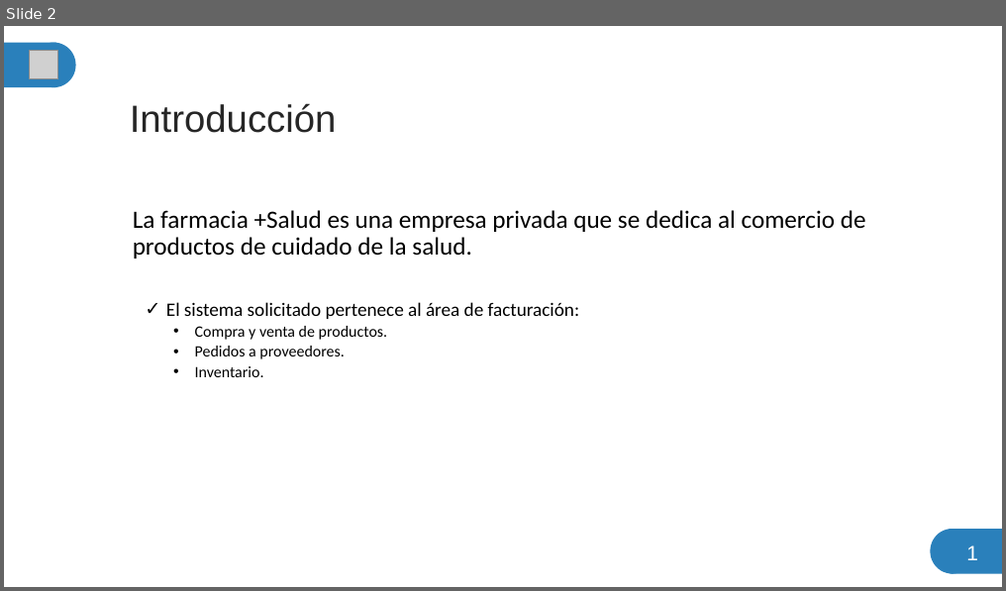
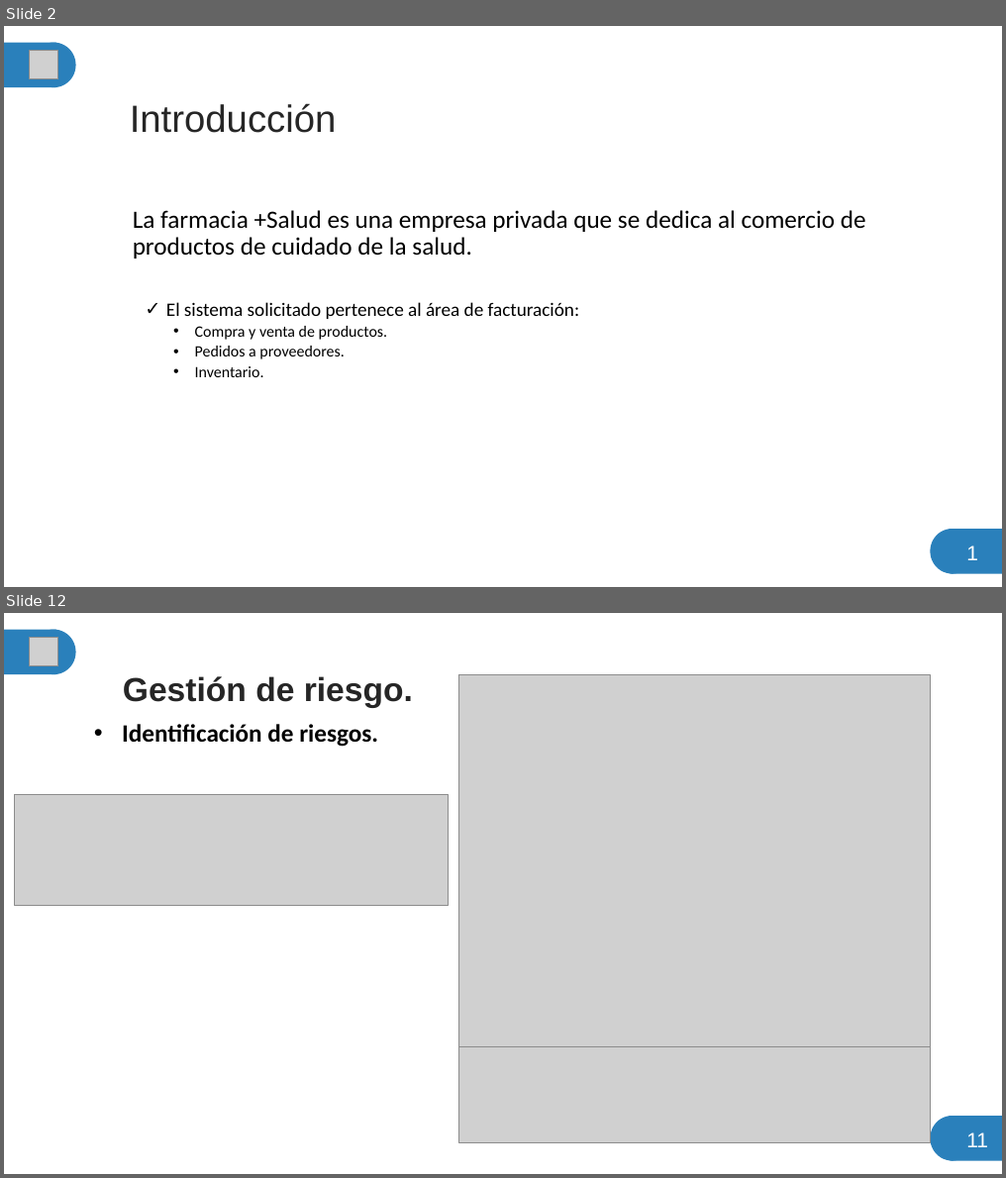
Before and after one commit to scarktt/Farmacia-Salud, a slide deck: Documentation/PresentacionProyecto.pptx. Shown one above the other, each under a label of ours: slide 2 before the commit, slides 2 and 12 after it; the slides between them are not shown. The pictures are 1006x591 and 1006x1178 pixels, drawn with LibreOffice and Linux fonts; fonts in the diff are those of the drawing; grey boxes stand for pictures. Boxes give left, top, right and bottom in pixels: in the first picture for what was removed or moved away, otherwise in the second. Text is boxed around its words. In the diff, an @@ line names an element or a change of style, - is before the commit and + after.

```diff
--- a/Documentation/PresentacionProyecto.pptx
+++ b/Documentation/PresentacionProyecto.pptx
@@ slide 12 added at (4,613,1002,1174), background #FFFFFF @@
@@ rectangle added at (4,630,56,674), fill #2A80BB @@
@@ picture added at (30,638,58,666) @@
@@ ellipse added at (32,630,76,674), fill #2A80BB @@
@@ title added at (123,676,413,708), 32 pt, text #262626, bold @@
+Gestión de riesgo.
@@ picture added at (459,674,931,1048) @@
@@ subtitle added at (122,724,378,747), 24 pt, text #000000, bold @@
+• Identificación de riesgos.
@@ picture added at (14,795,448,906) @@
@@ picture added at (459,1048,931,1143) @@
@@ ellipse added at (930,1116,974,1161), fill #2A80BB @@
@@ rectangle added at (950,1116,1002,1161), fill #2A80BB @@
@@ text added at (966,1133,988,1148), 20 pt, text #FFFFFF @@
+11
```
Also in this commit, not shown: 4 slides changed, 20 other slides added, 1 slide removed, 1 other file.
